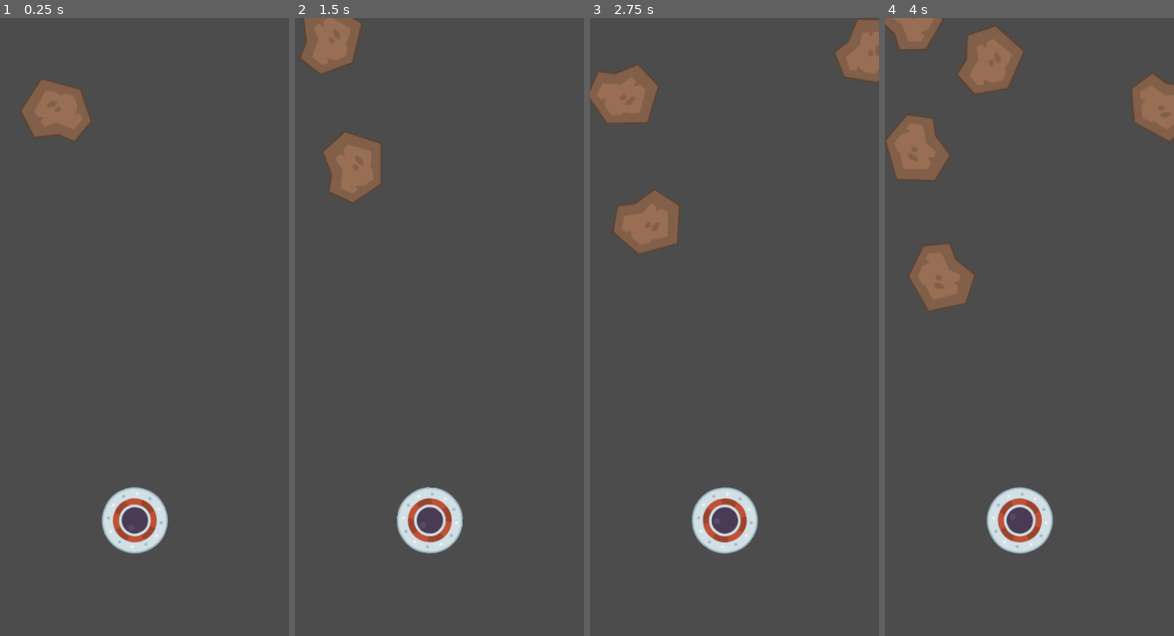
Above: before the commit, frames 1-4 (left to right).
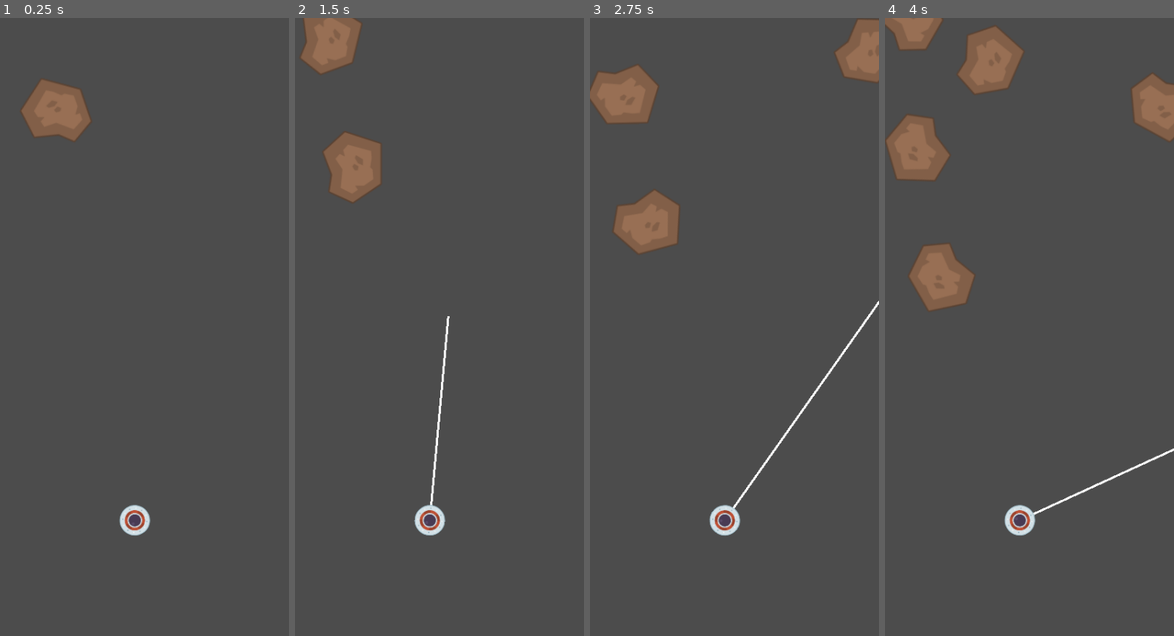
Above: after the commit, the same moments.

Repository: brendankhoury/To-the-moon-and-hack
Game: Godot game, scene res://Src/Main.tscn
Same seed, same stepped clock (60 frames per second), same inputs: the game is played once before the commit and once after it.
Inputs:
- Up to frame 1 (0.25 s): no input
- Up to frame 2 (1.5 s): tap Space (tap) at 0.6, 1.35 s
- Up to frame 3 (2.75 s): tap Space (tap) at 2.1 s
- Up to frame 4 (4 s): tap Space (tap) at 2.85, 3.6 s

The runs differ from the first frame. In frame 1, 1.9% of the frame differs, in the area x 35-59%, y 75-87%; in frame 2, 2.1%; in frame 3, 2.2%, in the area x 35-100%, y 45-87%; in frame 4, 2.1%.

Commit message:
Made some changes to player

Diff:
--- a/Src/Actors/Player.gd
+++ b/Src/Actors/Player.gd
@@ -1,30 +1,43 @@
 extends KinematicBody2D
 
 export var rotation_speed := deg2rad(1)
-export var grapple_speed := 3
+export var grapple_speed := 350
+export var max_grapple = 1000
 
 var is_grappling := false
-var grapple_length := 560.0
+var grapple_length := 0.0
+var collided := false
+var collision_point := Vector2(0, 0)
 
 # https://godotengine.org/qa/30772/how-to-create-a-grappling-hook-2d
 # https://docs.godotengine.org/en/stable/tutorials/physics/ray-casting.html
-
 func grapple(length: float, angle: float):
-#	var space_state = get_world_2d().direct_space_state
-#	var result = space_state.intersect_ray(Vector2(0, 0), Vector2(50, 100))
 	var raycast = get_node("GrappleDetection")
 
 	raycast.set_cast_to(Vector2(0, length))
-	var collision_point = raycast.get_collision_point ()
-	print(collision_point,raycast.is_colliding())
-#	print("Grapple function called, rotation: ", int(rad2deg(rotation))%360, collision_point);
+	collision_point = raycast.get_collision_point()
+	return raycast.is_colliding()
+
+
+func _draw() -> void:
+	draw_line(Vector2(0,grapple_length + 21), Vector2(0, 21), Color(255, 255, 255), 3)
+	print("Drawing ")
+func _process(delta: float) -> void:
+	update()
 
 func _physics_process(delta: float) -> void:
 
 	#Temporary Rotation:
 	rotate(rotation_speed)
+
 	if Input.is_action_just_pressed("tap"):
 		is_grappling = !is_grappling
 	if is_grappling:
 		grapple_length += grapple_speed * delta
-		grapple(grapple_length,global_rotation)
+		if grapple_length < max_grapple:
+			grapple(grapple_length,global_rotation)
+#	elif collided:
+#
+##		grapple_length -= grapple_speed
+##		if grapple_length < 0.0:
+##			grapple_length = 0
--- a/Src/Actors/Player.tscn
+++ b/Src/Actors/Player.tscn
@@ -12,13 +12,15 @@
 rotation_speed = 0.007
 
 [node name="player" type="Sprite" parent="."]
+scale = Vector2( 0.460957, 0.460957 )
 texture = ExtResource( 1 )
 
 [node name="CollisionShape2D" type="CollisionShape2D" parent="."]
+scale = Vector2( 0.456065, 0.456065 )
 shape = SubResource( 1 )
 
 [node name="GrappleDetection" type="RayCast2D" parent="."]
-position = Vector2( 0, 45.7691 )
+position = Vector2( 0, 21 )
 enabled = true
 collision_mask = 2
 collide_with_areas = true
--- /dev/null
+++ b/Src/Test Scene.tscn
@@ -0,0 +1,14 @@
+[gd_scene load_steps=3 format=2]
+
+[ext_resource path="res://Src/Actors/Asteroid.tscn" type="PackedScene" id=1]
+[ext_resource path="res://Src/Actors/Player.tscn" type="PackedScene" id=2]
+
+[node name="Test" type="Node2D"]
+
+[node name="Asteroid" parent="." instance=ExtResource( 1 )]
+position = Vector2( 186.887, 200.101 )
+
+[node name="Player" parent="." instance=ExtResource( 2 )]
+position = Vector2( 264.778, 367.458 )
+rotation = 2.79253
+rotation_speed = 0.0
